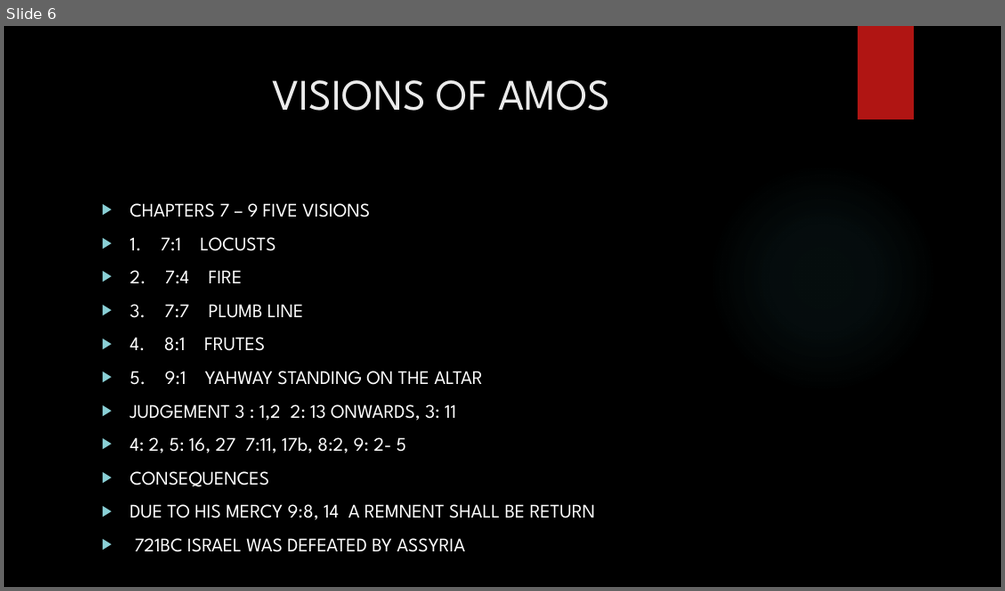
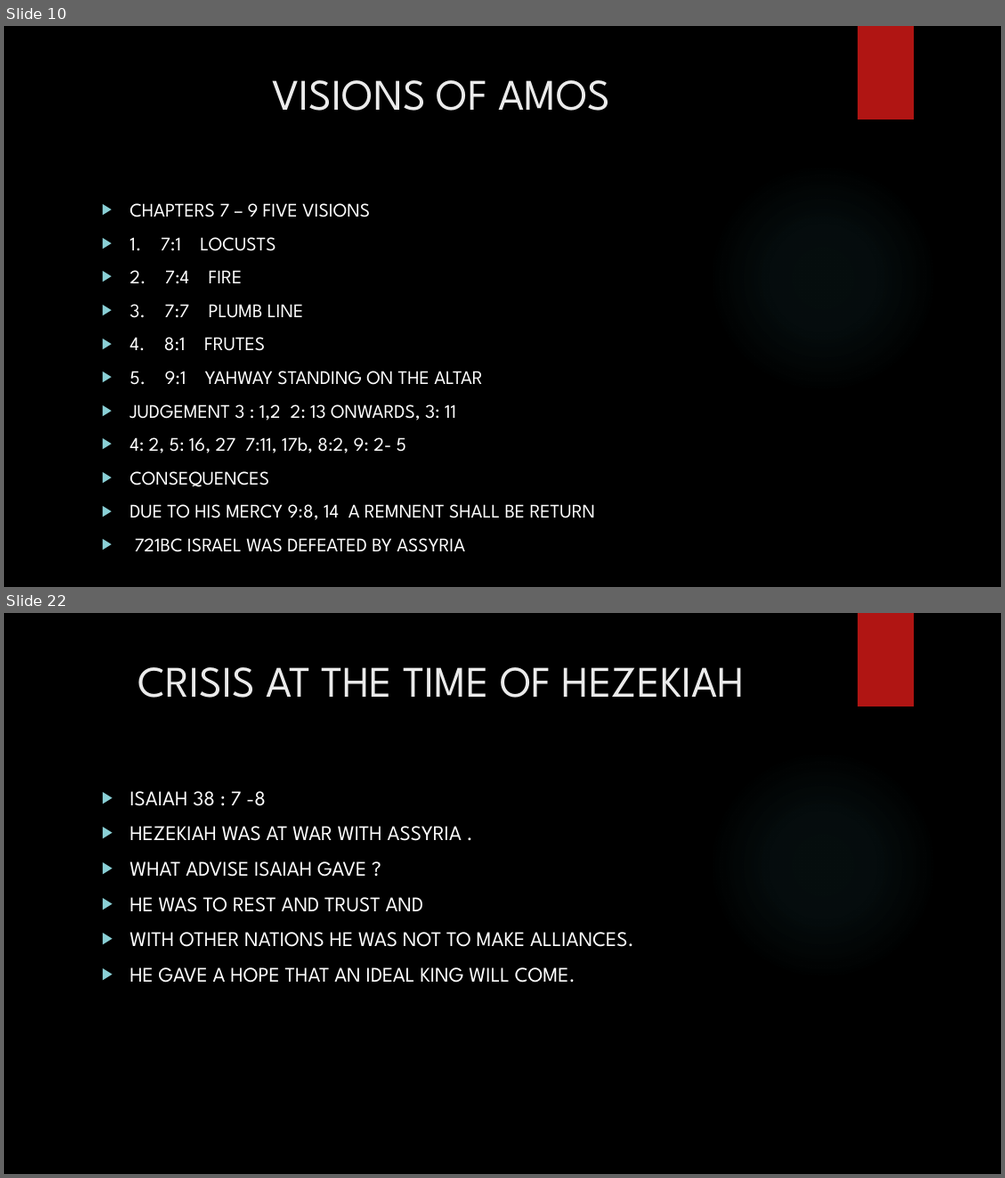
Before and after one commit to Seffin/Daddy-File, a slide deck: ZBC/THE PROPHETS.pptx. Shown one above the other, each under a label of ours: slide 6 before the commit, slides 10 and 22 after it; the slides between them are not shown. The pictures are 1005x591 and 1005x1178 pixels, drawn with LibreOffice and Linux fonts; fonts in the diff are those of the drawing; background and template pictures are left out. Boxes give left, top, right and bottom in pixels: in the first picture for what was removed or moved away, otherwise in the second. Text is boxed around its words. In the diff, an @@ line names an element or a change of style, - is before the commit and + after.

```diff
--- a/ZBC/THE PROPHETS.pptx
+++ b/ZBC/THE PROPHETS.pptx
@@ slide 22 added at <box>4,613,1001,1174</box>, background picture (left out); not listed: 2 template elements that a slide beside it also shows @@
@@ title added at <box>138,667,744,698</box>, 42 pt, text #EBEBEB @@
+CRISIS AT THE TIME OF HEZEKIAH
@@ text added at <box>129,791,634,982</box>, 20 pt, text #FFFFFF @@
+▶ ISAIAH 38 : 7 -8
+▶ HEZEKIAH WAS AT WAR WITH ASSYRIA .
+▶ WHAT ADVISE ISAIAH GAVE ?
+▶ HE WAS TO REST AND TRUST AND
+▶ WITH OTHER NATIONS HE WAS NOT TO MAKE ALLIANCES.
+▶ HE GAVE A HOPE THAT AN IDEAL KING WILL COME.
@@ what was slide 6 is now slide 10 @@
```
Also in this commit, not shown: 3 slides changed, 16 other slides added, 15 other files.
